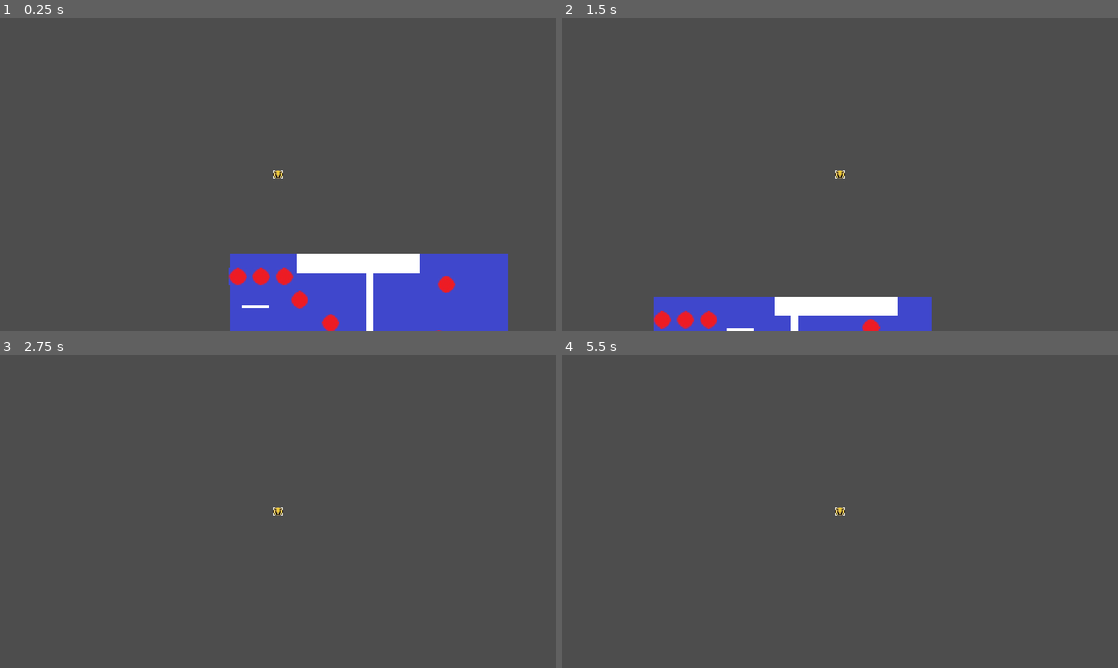
Above: before the commit, frames 1-4 (two rows, left to right).
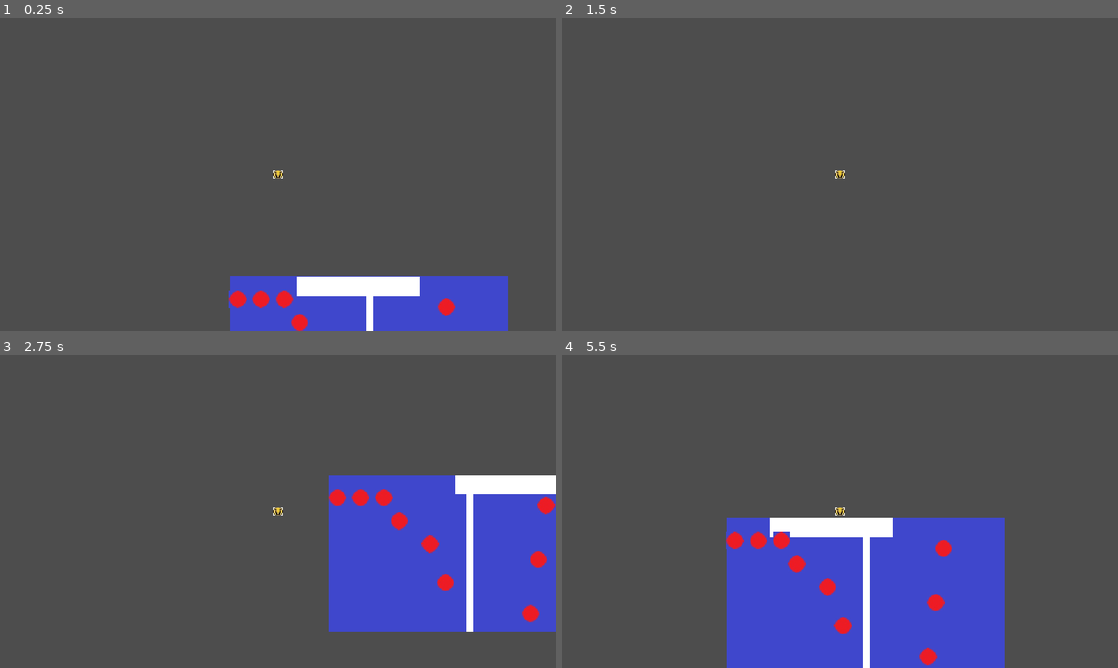
Above: after the commit, the same moments.

Repository: isobel-p/haven
Game: Godot game, scene res://game.tscn
The game is run twice, just before and just after one commit, with the same random seed, the same clock (stepped at 60 frames per second) and the same inputs.
Inputs:
- Up to frame 1 (0.25 s): no input
- Up to frame 2 (1.5 s): hold Right (right) from 0.53 s (still down); tap Up (jump) at 0.6, 0.77, 1.07, 1.35 s
- Up to frame 3 (2.75 s): tap Up (jump) at 1.52, 1.82, 2.1 s; release Right (right) at 2.03 s; hold Left (left) from 2.03 s (still down)
- Up to frame 4 (5.5 s): release Left (left) at 2.78 s; hold Right (right) 2.78-4.28 s; tap Up (jump) at 2.85, 3.02, 3.32, 3.6, 3.77, 4.07, 4.35, 4.52, 4.82, 5.1 s; hold Left (left) 4.28-5.03 s; hold Right (right) from 5.03 s (still down)

The runs differ from the first frame. In frame 1, 6.2% of the frame differs, in the area x 41-92%, y 75-100%; in frame 2, 5.4%; in frame 3, 20%; in frame 4, 24%, in the area x 29-80%, y 52-100%.

Commit message:
Fix paddle collision

Diff:
--- a/game.tscn
+++ b/game.tscn
@@ -1,10 +1,9 @@
 [gd_scene format=4 uid="uid://bdljtg72p7ljc"]
 
 [ext_resource type="Texture2D" uid="uid://bf81oq12rnla6" path="res://assets/Table.jpg" id="1_7jktm"]
-[ext_resource type="Script" uid="uid://cdkivmcm0qs" path="res://character_body_2d.gd" id="2_fc0e3"]
+[ext_resource type="Script" uid="uid://cdkivmcm0qs" path="res://scripts/character_body_2d.gd" id="2_fc0e3"]
 [ext_resource type="Texture2D" uid="uid://bwaedd2nk32yo" path="res://assets/Player.jpg" id="2_feb5d"]
 [ext_resource type="PackedScene" uid="uid://bqgao1x5k045b" path="res://paddle2.tscn" id="2_ryrav"]
-[ext_resource type="PackedScene" uid="uid://8k12gaxmjrak" path="res://paddle.tscn" id="4_fc0e3"]
 [ext_resource type="Texture2D" uid="uid://iwn83jsfmhal" path="res://Raquet1.jpg" id="4_ryrav"]
 [ext_resource type="Texture2D" uid="uid://crrs8you66x3a" path="res://assets/Line.jpg" id="5_ryrav"]
 
@@ -36,8 +35,6 @@
 grow_vertical = 2
 texture = ExtResource("1_7jktm")
 stretch_mode = 1
-
-[node name="Paddle" parent="." unique_id=1594035442 instance=ExtResource("4_fc0e3")]
 
 [node name="Paddle2" parent="." unique_id=812565973 instance=ExtResource("2_ryrav")]
 
--- a/paddle.gd
+++ /dev/null
@@ -1,24 +0,0 @@
-extends CharacterBody2D
-
-
-
-const SPEED = 300.0
-const JUMP_VELOCITY = -400.0
-
-func _ready() -> void:
-	velocity.x = 100
-	position.y = 200
-
-func _physics_process(delta: float) -> void:
-	# if global_position.x
-
-	print(position.x)
-	if position.x>300:
-		velocity.x=-100
-	elif position.x<0:
-		velocity.x=100
-	move_and_slide()
-
-
-func _on_area_2d_body_entered(body: Node2D) -> void:
-	body.velocity.y = -200
--- a/paddle.tscn
+++ /dev/null
@@ -1,25 +0,0 @@
-[gd_scene format=3 uid="uid://8k12gaxmjrak"]
-
-[ext_resource type="Script" uid="uid://dhmjdesuqqnj" path="res://paddle.gd" id="1_0sbc1"]
-
-[sub_resource type="RectangleShape2D" id="RectangleShape2D_onrkg"]
-size = Vector2(57, 7)
-
-[node name="Paddle" type="Node2D" unique_id=1594035442]
-
-[node name="CharacterBody2D" type="CharacterBody2D" parent="." unique_id=250189624]
-position = Vector2(0, 1)
-script = ExtResource("1_0sbc1")
-
-[node name="Polygon2D" type="Polygon2D" parent="CharacterBody2D" unique_id=930593686]
-polygon = PackedVector2Array(0, -1, 57, -1, 57, 6, 0, 6)
-
-[node name="CollisionShape2D" type="CollisionShape2D" parent="CharacterBody2D" unique_id=1878501297]
-position = Vector2(28.5, 2.5)
-shape = SubResource("RectangleShape2D_onrkg")
-
-[node name="Area2D" type="Area2D" parent="CharacterBody2D" unique_id=1765203605]
-
-[node name="CollisionShape2D2" type="CollisionShape2D" parent="CharacterBody2D/Area2D" unique_id=1064807257]
-position = Vector2(28.5, 2.5)
-shape = SubResource("RectangleShape2D_onrkg")
--- a/paddle2.tscn
+++ b/paddle2.tscn
@@ -1,9 +1,9 @@
 [gd_scene format=3 uid="uid://bqgao1x5k045b"]
 
-[ext_resource type="Script" uid="uid://b7vuf23ogna00" path="res://paddle2.gd" id="1_bm8fl"]
+[ext_resource type="Script" uid="uid://b7vuf23ogna00" path="res://scripts/paddle2.gd" id="1_bm8fl"]
 
 [sub_resource type="RectangleShape2D" id="RectangleShape2D_i7i1h"]
-size = Vector2(254, 40)
+size = Vector2(265, 47)
 
 [node name="Paddle2" type="Node2D" unique_id=812565973]
 
@@ -21,7 +21,7 @@
 [node name="Area2D" type="Area2D" parent="AnimatableBody2D" unique_id=1283164990]
 
 [node name="CollisionShape2D2" type="CollisionShape2D" parent="AnimatableBody2D/Area2D" unique_id=1354610395]
-position = Vector2(127, 20)
+position = Vector2(126.5, 19.5)
 shape = SubResource("RectangleShape2D_i7i1h")
 
 [connection signal="body_entered" from="AnimatableBody2D/Area2D" to="AnimatableBody2D" method="_on_area_2d_body_entered"]
--- a/character_body_2d.gd
+++ b/scripts/character_body_2d.gd
@@ -29,16 +29,12 @@
 	else:
 		velocity.x = move_toward(velocity.x, 0, SPEED)
 
+	if position.y > 300:
+		position.x = 0
+		position.y = 0
+
 
 	move_and_slide()
 
 func on_powerup():
 	print("powerup")
-
-
-func _on_area_2d_body_entered(body: Node2D) -> void:
-	if body is CharacterBody2D:
-		var y_delta = position.y - body.position.y
-		var x_delta = body.position.x - position.x
-		if y_delta > 130:
-			body.jump()
--- a/paddle2.gd
+++ b/scripts/paddle2.gd
@@ -24,4 +24,4 @@
 	if body is CharacterBody2D:
 		var y_delta = position.y - body.position.y
 		var x_delta = body.position.x - position.x
-		body.velocity.y = -400
+		body.velocity.y = -600
--- a/scripts/player.gd
+++ /dev/null
@@ -1,47 +0,0 @@
-extends CharacterBody2D
-
-
-const SPEED = 300.0
-const JUMP_VELOCITY = -400.0
-
-var max_jumps: int = 3
-var jumps: int = max_jumps
-@onready var bar = $Jumps
-
-func _ready() -> void:
-	global_position.x = 100
-	global_position.y = -100
-
-func _physics_process(delta: float) -> void:
-	# Add the gravity.
-	if not is_on_floor():
-		velocity += get_gravity() * delta
-	else:
-		jumps = max_jumps
-		bar.update_jumps()
-
-	# Handle jump.
-	if Input.is_action_just_pressed("jump") and jumps > 0:
-		velocity.y = JUMP_VELOCITY
-		jumps -= 1
-		bar.update_jumps()
-
-
-	# Get the input direction and handle the movement/deceleration.
-	# As good practice, you should replace UI actions with custom gameplay actions.
-	var direction := Input.get_axis("left", "right")
-	if direction:
-		velocity.x = direction * SPEED
-	else:
-		velocity.x = move_toward(velocity.x, 0, SPEED)
-
-	if global_position.y > 120:
-		global_position.x = 100
-		global_position.y = -100
-
-	move_and_slide()
-
-func on_powerup():
-	print("powerup")
-	max_jumps += 1
-	jumps = max_jumps
Not shown, removed: paddle.gd.uid
Renamed: area_2d.gd -> scripts/area_2d.gd
Renamed: area_2d.gd.uid -> scripts/area_2d.gd.uid
Renamed: character_body_2d.gd.uid -> scripts/character_body_2d.gd.uid
Renamed: paddle2.gd.uid -> scripts/paddle2.gd.uid
Not shown, removed: scripts/player.gd.uid
